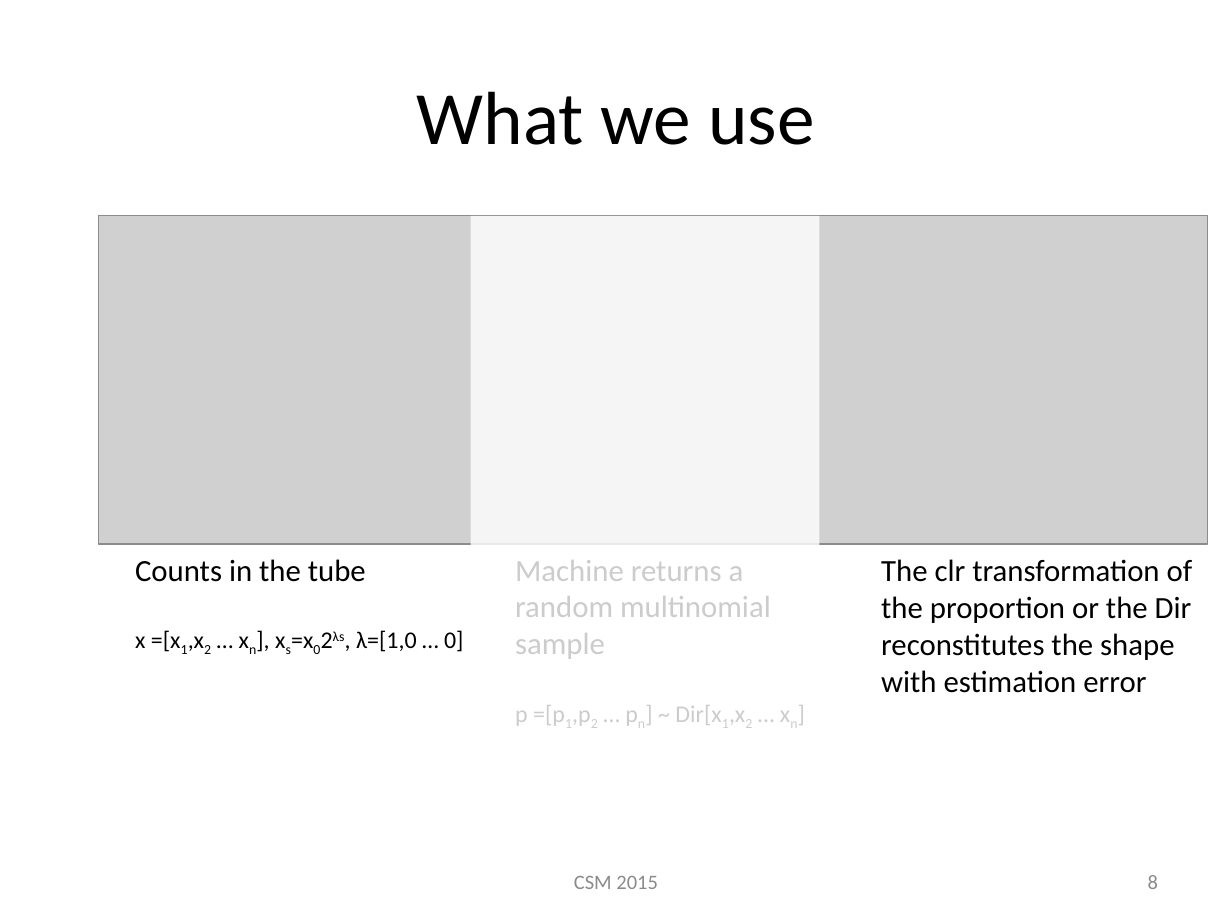
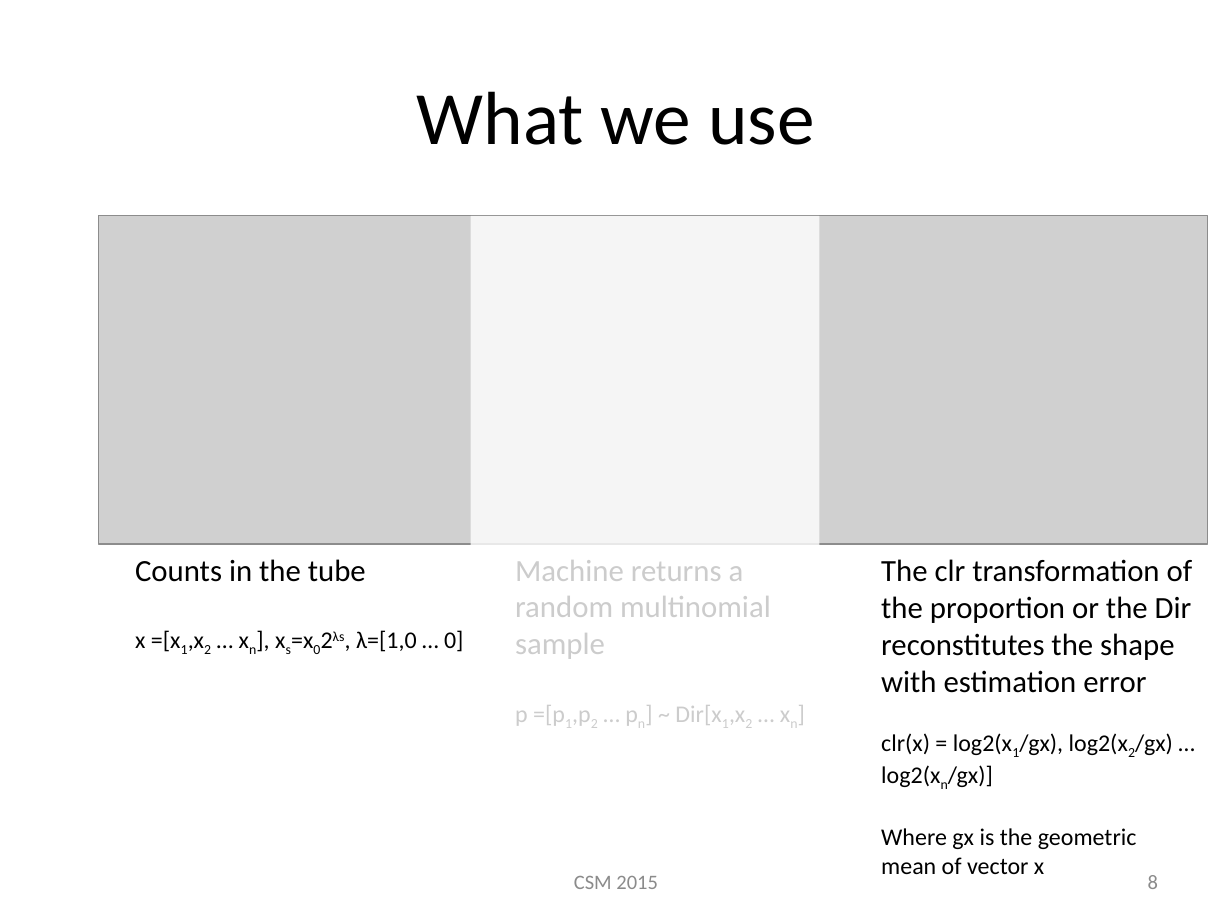
Before and after one commit to ggloor/compositions, a slide deck: slide 8 of CSM_2015_r.pptx. Drawn at 1232x924 pixels with LibreOffice and Linux fonts; fonts in the diff are those of the drawing; grey boxes stand for pictures. Boxes give left, top, right and bottom in pixels: in the first picture for what was removed or moved away, otherwise in the second. Text is boxed around its words. In the diff, an @@ line names an element or a change of style, - is before the commit and + after.

```diff
--- a/CSM_2015_r.pptx
+++ b/CSM_2015_r.pptx
@@ text at [881, 733, 1173, 874]: paragraphs added @@
+clr(x) = log2(x1/gx), log2(x2/gx) … log2(xn/gx)]
+Where gx is the geometric mean of vector x
```
Also in this commit, not shown: 6 slides added, 1 other file.
